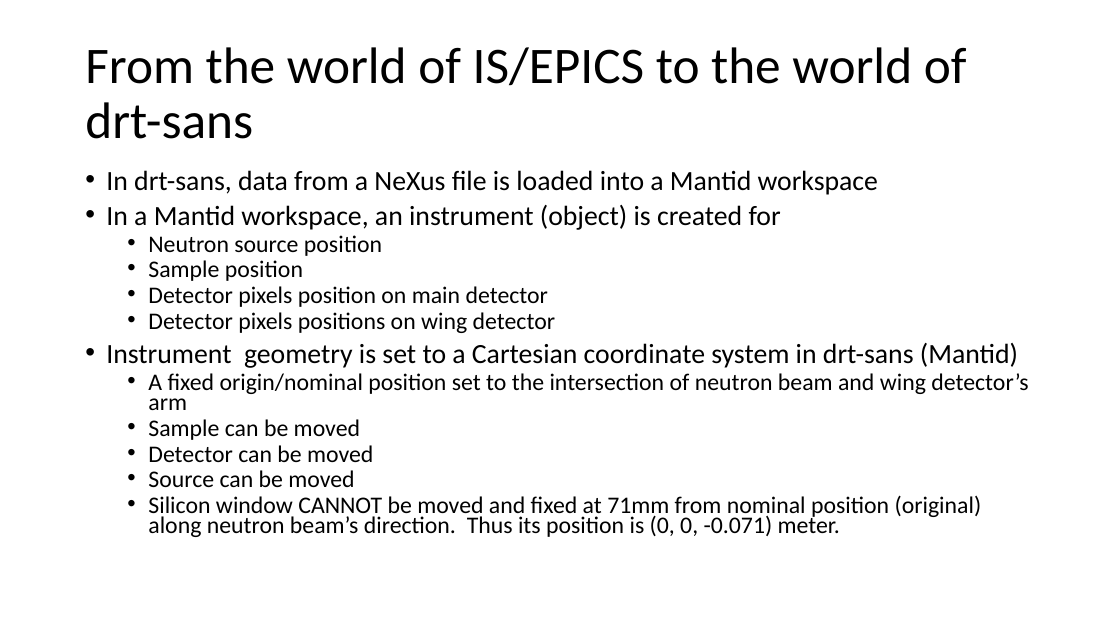
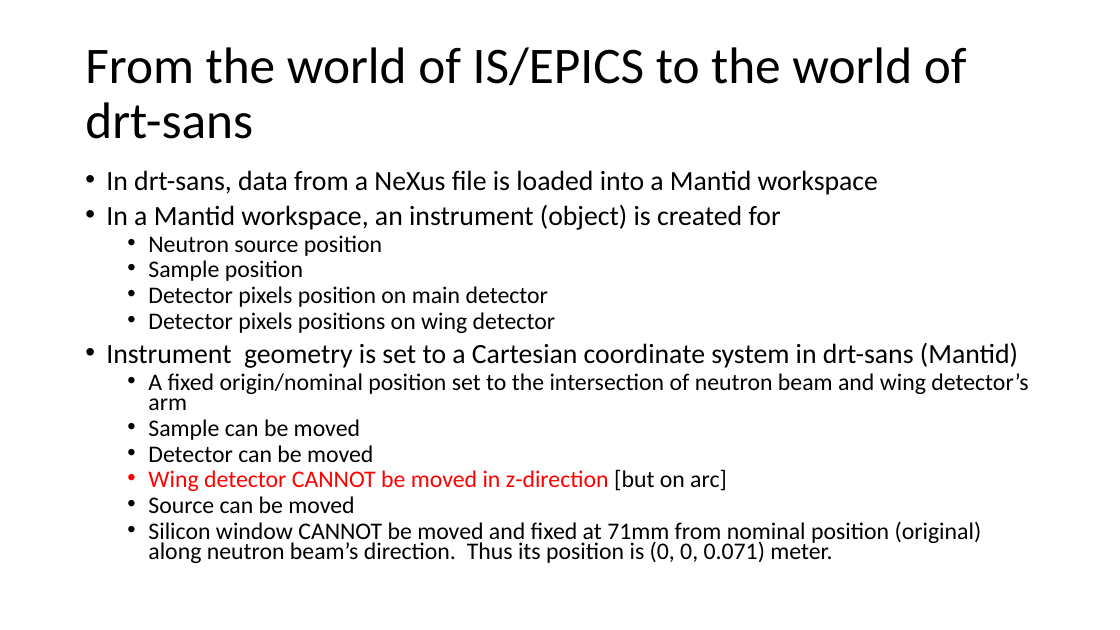
Before and after one commit to neutrons/drtsans, a slide deck: slide 14 of documents/mono_sample_det_pos.pptx. Drawn at 1120x630 pixels with LibreOffice and Linux fonts; fonts in the diff are those of the drawing. Boxes give left, top, right and bottom in pixels: in the first picture for what was removed or moved away, otherwise in the second. Text is boxed around its words. In the diff, an @@ line names an element or a change of style, - is before the commit and + after.

```diff
--- a/documents/mono_sample_det_pos.pptx
+++ b/documents/mono_sample_det_pos.pptx
@@ text at (x1=148, y1=469, x2=727, y2=491): paragraph added @@
+  • Wing detector CANNOT be moved in z-direction [but on arc]
@@ text at (x1=148, y1=521, x2=982, y2=563): text changed @@
-  • Silicon window CANNOT be moved and fixed at 71mm from nominal position (original) along neutron beam’s direction. Thus its position is (0, 0, -0.071) meter.
+  • Silicon window CANNOT be moved and fixed at 71mm from nominal position (original) along neutron beam’s direction. Thus its position is (0, 0, 0.071) meter.
```
Also in this commit, not shown: 7 other slides changed, 1 other file.
